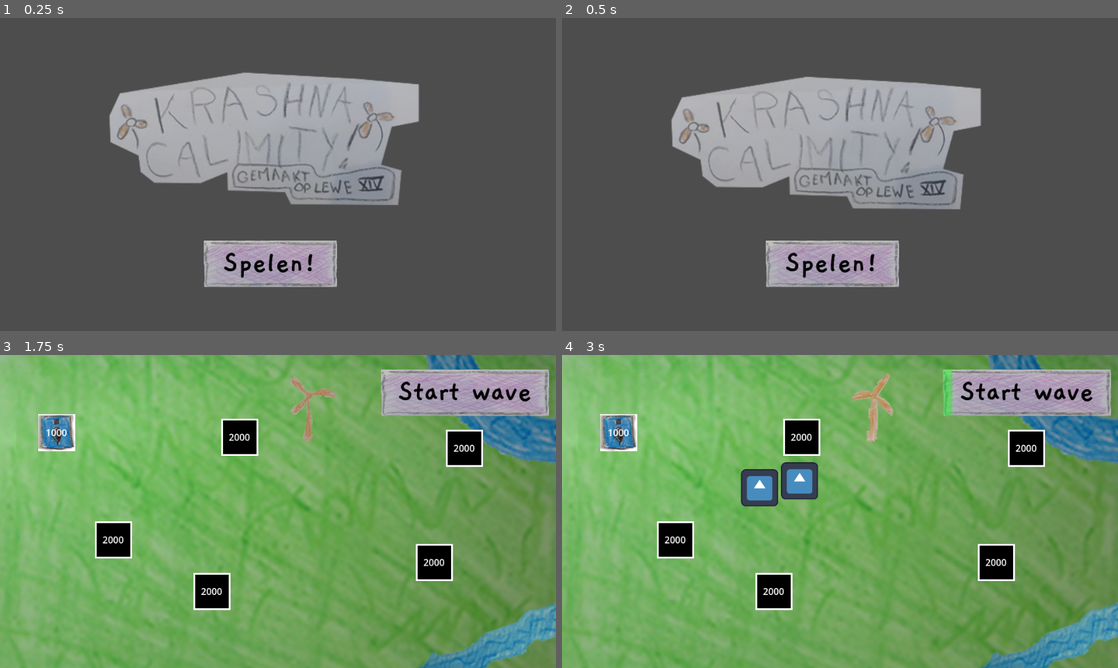
Above: before the commit, frames 1-4 (two rows, left to right).
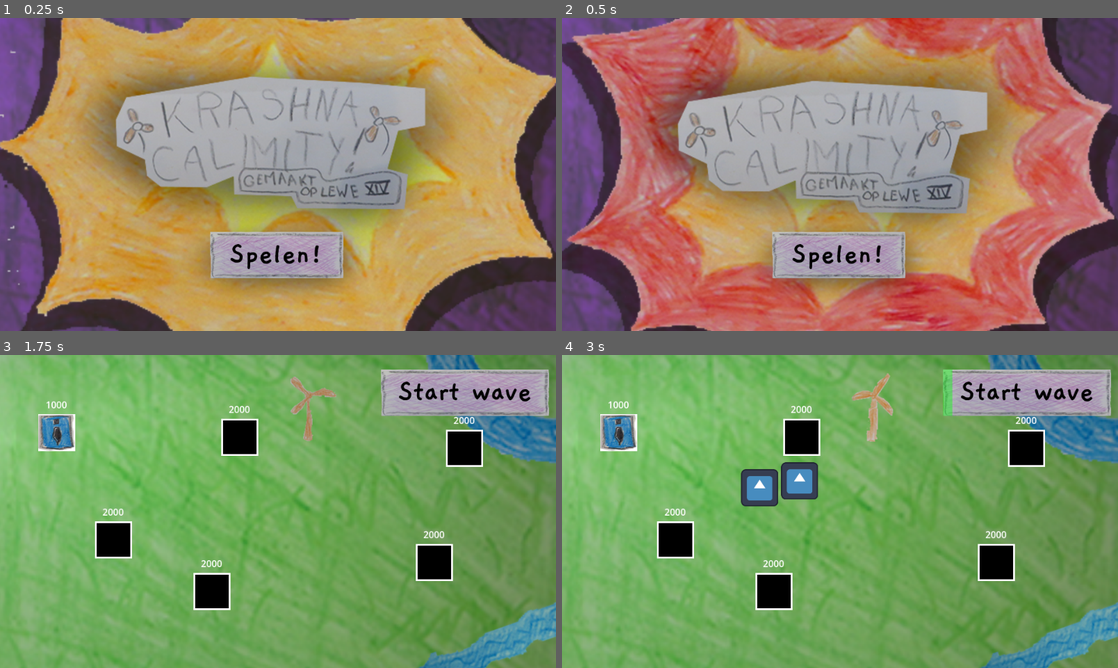
Above: after the commit, the same moments.

Repository: sjerpsthomas/lewe-game-jam
Game: Godot game, scene res://main_menu/main_menu.tscn
Same seed, same stepped clock (60 frames per second), same inputs: the game is played once before the commit and once after it. This scene is started directly instead of the project's main scene. The engine's default icon, where the game draws it, is replaced by a stand-in: a white triangle on a blue panel in a dark square.
Inputs (mouse positions are in pixels of both pictures, inside the frame that each line leads up to; where the layout moved, square brackets give the same spot in the first picture):
- Up to frame 1 (0.25 s): no input
- Up to frame 2 (0.5 s): no input
- Up to frame 3 (1.75 s): click (278, 592) [272, 602] at 0.5 s; click (55, 433) at 1.27 s
- Up to frame 4 (3 s): click (1029, 392) at 2 s; click (617, 433) at 2.77 s

The runs differ from the first frame. In frame 1, 81% of the frame differs, in the area x 0-100%, y 0-100%; in frame 2, 82%; in frame 3, 0.7%; in frame 4, 0.7%.

Commit message:
Refine main menu

Diff:
--- a/main_menu/main_menu.tscn
+++ b/main_menu/main_menu.tscn
@@ -1,19 +1,77 @@
-[gd_scene load_steps=4 format=3 uid="uid://lu5vpmwnssbj"]
+[gd_scene load_steps=10 format=3 uid="uid://lu5vpmwnssbj"]
 
 [ext_resource type="Script" path="res://main_menu/main_menu.gd" id="1_a4gf4"]
+[ext_resource type="Texture2D" uid="uid://baxenndutkwfl" path="res://sprite_maps/main_menu_bg_1.png" id="2_nmcx2"]
+[ext_resource type="Texture2D" uid="uid://4dfnvs5msrjj" path="res://sprite_maps/grass.png" id="2_piqe5"]
 [ext_resource type="PackedScene" uid="uid://crjiimdlhptc1" path="res://ui/MeukButton.tscn" id="3_sedhk"]
+[ext_resource type="Texture2D" uid="uid://bcrwq7tw7nri6" path="res://sprite_maps/main_menu_bg_2.png" id="3_sk33l"]
 [ext_resource type="Texture2D" uid="uid://cw55h5osxbn0h" path="res://ui/title.png" id="4_wcsx0"]
+[ext_resource type="Texture2D" uid="uid://lxw35o6fkh76" path="res://sprite_maps/main_menu_bg_add.png" id="5_7te00"]
+
+[sub_resource type="SpriteFrames" id="SpriteFrames_yrwp5"]
+animations = [{
+"frames": [{
+"duration": 1.0,
+"texture": ExtResource("3_sk33l")
+}, {
+"duration": 1.0,
+"texture": ExtResource("2_nmcx2")
+}],
+"loop": true,
+"name": &"default",
+"speed": 3.0
+}]
+
+[sub_resource type="SpriteFrames" id="SpriteFrames_0fitc"]
+animations = [{
+"frames": [{
+"duration": 1.0,
+"texture": ExtResource("2_nmcx2")
+}, {
+"duration": 1.0,
+"texture": ExtResource("3_sk33l")
+}],
+"loop": true,
+"name": &"default",
+"speed": 3.0
+}]
 
 [node name="MainMenu" type="Node2D"]
 script = ExtResource("1_a4gf4")
 
+[node name="Grass" type="Sprite2D" parent="."]
+modulate = Color(0.671598, 0.391291, 0.886522, 1)
+position = Vector2(479, 263)
+scale = Vector2(3.84137, 3.84137)
+texture = ExtResource("2_piqe5")
+
+[node name="AnimatedSprite2D2" type="AnimatedSprite2D" parent="."]
+modulate = Color(0.17, 0.17, 0.17, 0.631373)
+position = Vector2(506, 307)
+scale = Vector2(2.43, 2.43)
+sprite_frames = SubResource("SpriteFrames_yrwp5")
+autoplay = "default"
+
+[node name="AnimatedSprite2D" type="AnimatedSprite2D" parent="."]
+position = Vector2(506, 275)
+scale = Vector2(2.26, 2.26)
+sprite_frames = SubResource("SpriteFrames_0fitc")
+autoplay = "default"
+frame_progress = 0.945412
+
+[node name="MainMenuBgAdd" type="Sprite2D" parent="."]
+position = Vector2(0, 9)
+texture = ExtResource("5_7te00")
+centered = false
+
 [node name="Title" type="Sprite2D" parent="."]
-position = Vector2(456, 199)
+position = Vector2(467, 206)
 scale = Vector2(1.4, 1.4)
 texture = ExtResource("4_wcsx0")
 
 [node name="MeukButton" parent="." instance=ExtResource("3_sedhk")]
-position = Vector2(352, 384)
+position = Vector2(363, 369)
+metadata/_edit_group_ = true
 
 [node name="Button" parent="MeukButton" index="0"]
 offset_right = 230.0
--- a/tower/slot/tower_slot.tscn
+++ b/tower/slot/tower_slot.tscn
@@ -15,9 +15,9 @@
 [node name="Cost Label" type="RichTextLabel" parent="."]
 z_index = 5
 offset_left = -32.0
-offset_top = -12.0
+offset_top = -60.0
 offset_right = 32.0
-offset_bottom = 32.0
+offset_bottom = -16.0
 pivot_offset = Vector2(32, 32)
 mouse_filter = 2
 bbcode_enabled = true
Binary file added: sprite_maps/main_menu_bg_1.png
Not shown, added: sprite_maps/main_menu_bg_1.png.import
Binary file added: sprite_maps/main_menu_bg_2.png
Not shown, added: sprite_maps/main_menu_bg_2.png.import
Binary file added: sprite_maps/main_menu_bg_add.png
Not shown, added: sprite_maps/main_menu_bg_add.png.import
